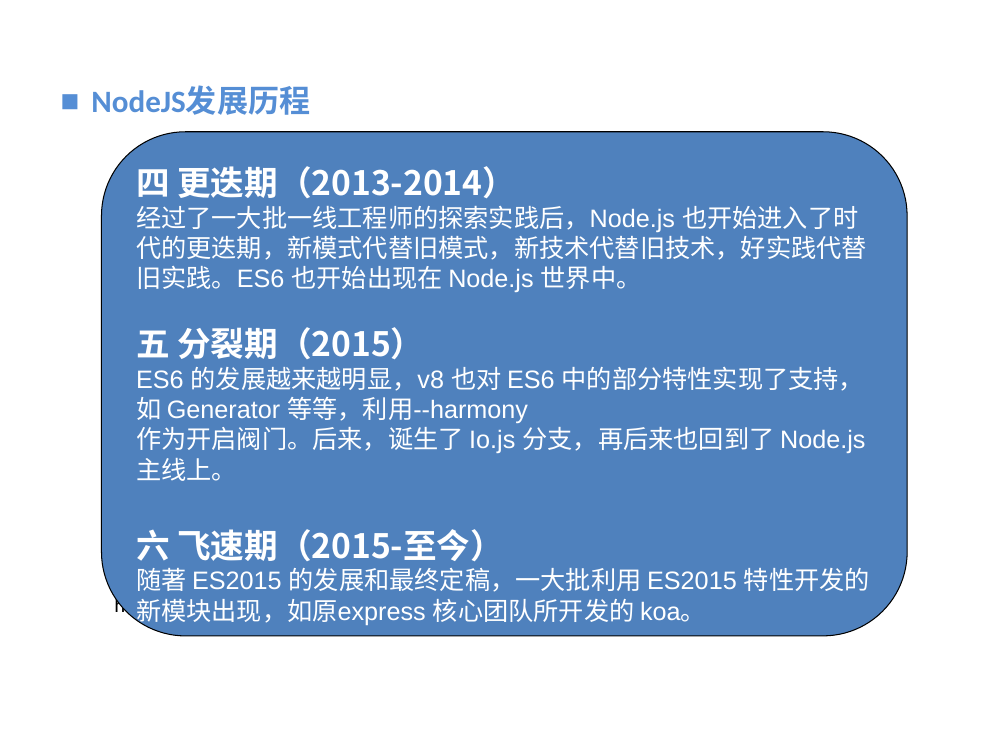
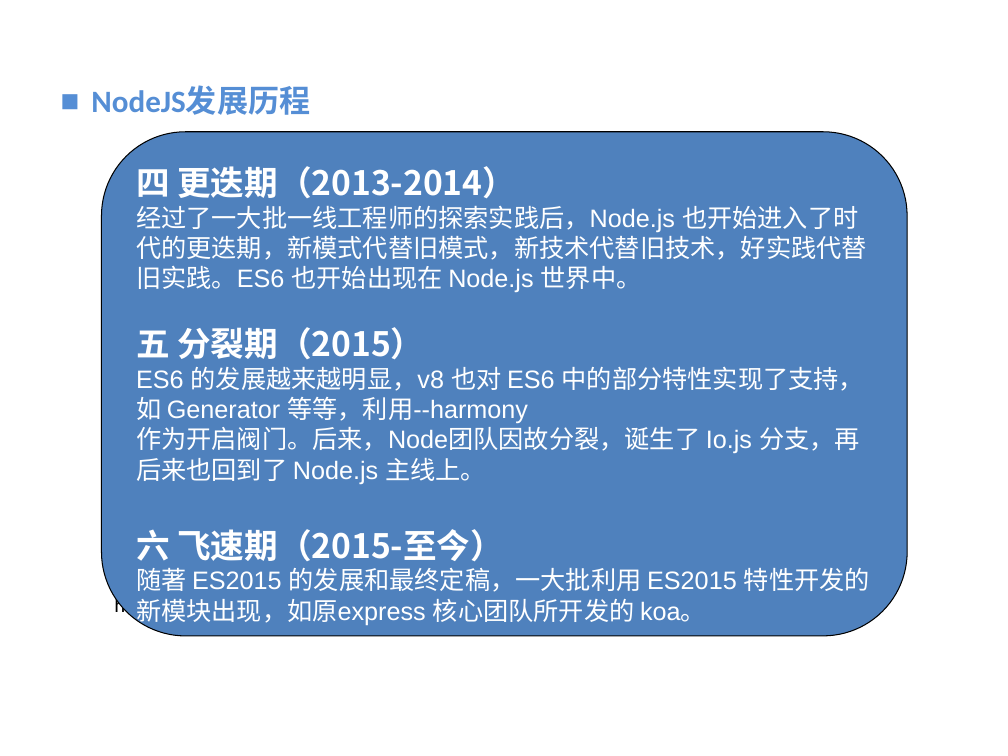
Before and after one commit to vaik/Documents, a slide deck: slide 9 of 我的分享/NodeJS基础概念理解.ppt (slide 8 before the commit). Drawn at 1008x756 pixels with LibreOffice and Linux fonts; fonts in the diff are those of the drawing; background and template pictures are left out. Boxes give left, top, right and bottom in pixels: in the first picture for what was removed or moved away, otherwise in the second. Text is boxed around its words. In the diff, an @@ line names an element or a change of style, - is before the commit and + after.

```diff
--- a/我的分享/NodeJS基础概念理解.ppt
+++ b/我的分享/NodeJS基础概念理解.ppt
@@ text in rounded rectangle at box(136, 427, 860, 484): text changed @@
-作为开启阀门。后来，诞生了 Io.js 分支，再后来也回到了 Node.js 主线上。
+作为开启阀门。后来，Node团队因故分裂，诞生了 Io.js 分支，再后来也回到了 Node.js 主线上。
```
Also in this commit, not shown: 7 other slides changed, 3 slides added, 1 other file.
